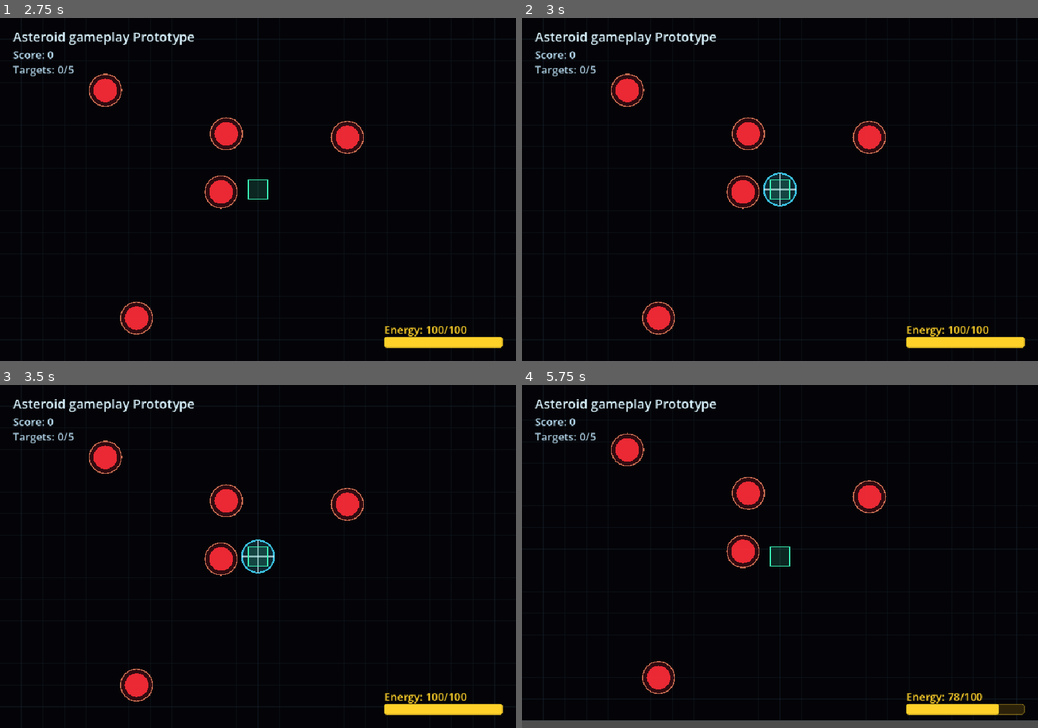
Above: before the commit, frames 1-4 (two rows, left to right).
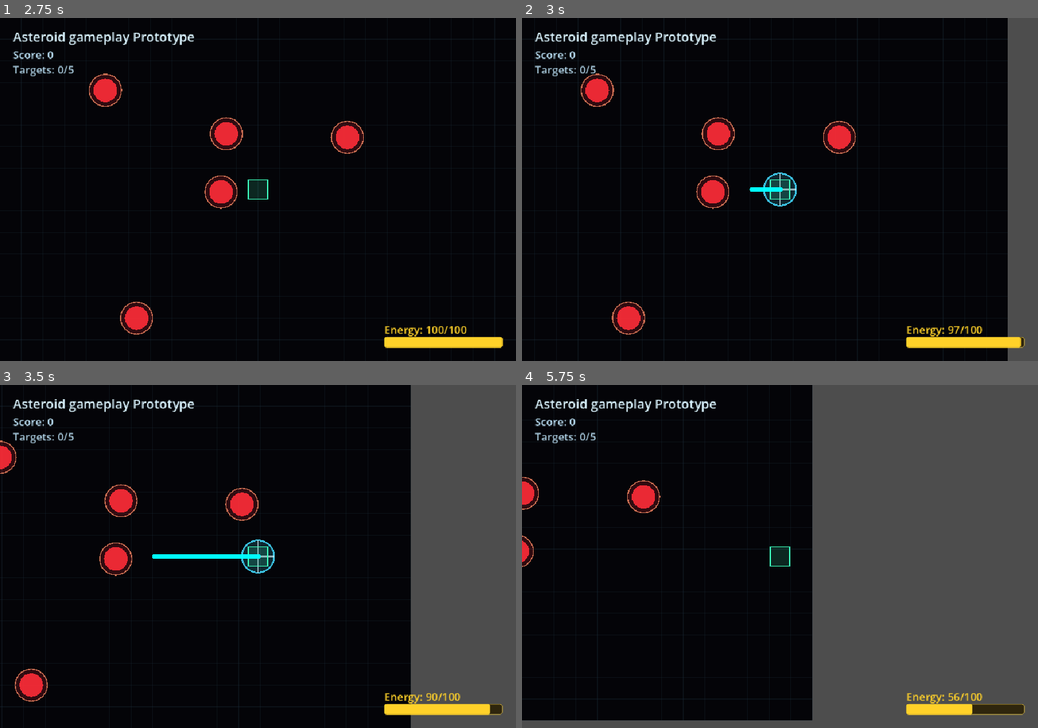
Above: after the commit, the same moments.

Repository: Spudoku/orbital-defense
Game: Godot game, scene res://scenes/control.tscn
Two runs of this game, one before a commit and one after it. Both use one fixed random seed, a clock stepped at 60 frames per second and the inputs below.
Inputs (mouse positions are in pixels of both pictures, inside the frame that each line leads up to):
- Up to frame 1 (2.75 s): click (309, 117) at 0.52 s; type "Alex" at 0.6 s; click "Host" at 1.25 s; click "Start Game" at 2 s
- Up to frame 2 (3 s): tap Enter at 2.75 s; hold Right (move_right, bound only after the commit) from 2.78 s (still down); hold Space from 2.78 s (still down)
- Up to frame 3 (3.5 s): keep holding Right (move_right, bound only after the commit); keep holding Space
- Up to frame 4 (5.75 s): release Right (move_right, bound only after the commit) at 3.53 s; release Space at 3.53 s; hold Down (move_down, bound only after the commit) 3.53-4.28 s; tap Space at 3.6, 3.77, 4.07, 5.1, 5.27, 5.57 s; hold Right (move_right, bound only after the commit) 4.28-5.03 s; hold Space 4.28-5.03 s; hold Up (move_up, bound only after the commit) from 5.03 s (still down)

Frame 1 is identical in both runs. In frame 2, 11% of the frame differs, in the area x 11-100%, y 0-100%; in frame 3, 24%; in frame 4, 45%, in the area x 0-100%, y 0-98%.

Commit message:
better keybinds, synced laser state, laser cleared when new "level" occurs

Diff:
--- a/project.godot
+++ b/project.godot
@@ -29,6 +29,33 @@
 window/stretch/mode="canvas_items"
 window/stretch/aspect="expand"
 
+[input]
+
+move_up={
+"deadzone": 0.2,
+"events": [Object(InputEventKey,"resource_local_to_scene":false,"resource_name":"","device":0,"window_id":0,"alt_pressed":false,"shift_pressed":false,"ctrl_pressed":false,"meta_pressed":false,"pressed":false,"keycode":0,"physical_keycode":4194320,"key_label":0,"unicode":0,"location":0,"echo":false,"script":null)
+, Object(InputEventKey,"resource_local_to_scene":false,"resource_name":"","device":-1,"window_id":0,"alt_pressed":false,"shift_pressed":false,"ctrl_pressed":false,"meta_pressed":false,"pressed":false,"keycode":0,"physical_keycode":87,"key_label":0,"unicode":119,"location":0,"echo":false,"script":null)
+]
+}
+move_down={
+"deadzone": 0.2,
+"events": [Object(InputEventKey,"resource_local_to_scene":false,"resource_name":"","device":0,"window_id":0,"alt_pressed":false,"shift_pressed":false,"ctrl_pressed":false,"meta_pressed":false,"pressed":false,"keycode":0,"physical_keycode":4194322,"key_label":0,"unicode":0,"location":0,"echo":false,"script":null)
+, Object(InputEventKey,"resource_local_to_scene":false,"resource_name":"","device":-1,"window_id":0,"alt_pressed":false,"shift_pressed":false,"ctrl_pressed":false,"meta_pressed":false,"pressed":false,"keycode":0,"physical_keycode":83,"key_label":0,"unicode":115,"location":0,"echo":false,"script":null)
+]
+}
+move_left={
+"deadzone": 0.2,
+"events": [Object(InputEventKey,"resource_local_to_scene":false,"resource_name":"","device":0,"window_id":0,"alt_pressed":false,"shift_pressed":false,"ctrl_pressed":false,"meta_pressed":false,"pressed":false,"keycode":0,"physical_keycode":4194319,"key_label":0,"unicode":0,"location":0,"echo":false,"script":null)
+, Object(InputEventKey,"resource_local_to_scene":false,"resource_name":"","device":-1,"window_id":0,"alt_pressed":false,"shift_pressed":false,"ctrl_pressed":false,"meta_pressed":false,"pressed":false,"keycode":0,"physical_keycode":65,"key_label":0,"unicode":97,"location":0,"echo":false,"script":null)
+]
+}
+move_right={
+"deadzone": 0.2,
+"events": [Object(InputEventKey,"resource_local_to_scene":false,"resource_name":"","device":0,"window_id":0,"alt_pressed":false,"shift_pressed":false,"ctrl_pressed":false,"meta_pressed":false,"pressed":false,"keycode":0,"physical_keycode":4194321,"key_label":0,"unicode":0,"location":0,"echo":false,"script":null)
+, null, Object(InputEventKey,"resource_local_to_scene":false,"resource_name":"","device":-1,"window_id":0,"alt_pressed":false,"shift_pressed":false,"ctrl_pressed":false,"meta_pressed":false,"pressed":false,"keycode":0,"physical_keycode":68,"key_label":0,"unicode":100,"location":0,"echo":false,"script":null)
+]
+}
+
 [rendering]
 
 renderer/rendering_method="gl_compatibility"
--- a/scenes/control.tscn
+++ b/scenes/control.tscn
@@ -11,6 +11,7 @@
 grow_horizontal = 2
 grow_vertical = 2
 script = ExtResource("1_sjmnu")
+testingType = 1
 gameScene = ExtResource("2_r67kn")
 
 [node name="RoomCode" type="LineEdit" parent="." unique_id=1747149072]
--- a/scripts/caleb-scripts/game_manager.gd
+++ b/scripts/caleb-scripts/game_manager.gd
@@ -2,6 +2,7 @@
 
 var Players = {}
 var player_ids = []
+var _active_laser_peers: Dictionary = {}
 
 var player1: int # this player controls horizontal movement
 var player2: int # this player controls vertical movement
--- a/scripts/keyboard_tracing_prototype.gd
+++ b/scripts/keyboard_tracing_prototype.gd
@@ -35,7 +35,8 @@
 #endregion
 
 var _cursor: Node2D
-# var _cursor_position: Vector2 = VIEW_SIZE * 0.5
+
+@export var _cursor_position: Vector2 # tracked on the server...
 @export var score: int = 0
 @export var energy: float = MAX_ENERGY
 @export var completed_targets: int = 0
@@ -88,6 +89,9 @@
 func instantiate_cursor() -> void:
 	_cursor = CURSOR_SCENE.instantiate()
 	_cursor.position = VIEW_SIZE * 0.5
+
+	if multiplayer.is_server():
+		_cursor_position = _cursor.position
 	# _camera.position = _cursor_position
 
 	add_child(_cursor)
@@ -128,11 +132,11 @@
 		# camera position: handled by server
 		# _camera.position = _cursor_position
 
-		# game logic: handled by server
-		# TODO: properly check if one (or both) players are pressing
-		# the spacebar, then draw the laser for both clients
-		#
-		_laser_active = Input.is_key_pressed(KEY_SPACE)
+
+		# TODO: sync with clients
+		var laser_pressed = Input.is_key_pressed(KEY_SPACE)
+
+		request_laser_state.rpc(laser_pressed)
 
 		if _laser_active:
 			_check_target_hits()
@@ -145,6 +149,7 @@
 			energy = MAX_ENERGY
 			_round_flash = 1.0
 			_reset_targets()
+			_clear_laser_line()
 
 		_round_flash = maxf(0.0, _round_flash - delta * 2.0)
 
@@ -222,8 +227,8 @@
 
 		var target_radius: float = _get_target_radius(target)
 
-		var distance_to_target: float = _cursor.position.distance_to(target.global_position)
-		print("checking target " + str(target.name) + " at position " + str(target.global_position) + "; distance: " + str(distance_to_target))
+		var distance_to_target: float = _cursor_position.distance_to(target.global_position)
+		# print("checking target " + str(target.name) + " at position " + str(target.global_position) + "; distance: " + str(distance_to_target))
 		if distance_to_target <= LASER_RADIUS + target_radius:
 			_set_target_completed(target, true)
 
@@ -415,16 +420,10 @@
 
 	# player 1: horizontal input
 	if my_id == GameManager.player1:
-		if Input.is_key_pressed(KEY_A):
-			movement.x -= 1.0
-		if Input.is_key_pressed(KEY_D):
-			movement.x += 1.0
+		movement.x = Input.get_axis("move_left", "move_right")
+
 	if my_id == GameManager.player2:
-		# player 2: vertical input
-		if Input.is_key_pressed(KEY_UP):
-			movement.y -= 1.0
-		if Input.is_key_pressed(KEY_DOWN):
-			movement.y += 1.0
+		movement.y = Input.get_axis("move_up", "move_down")
 
 	if not updated_roles:
 		if GameManager.player1 != 0 and GameManager.player2 != 0: # if I don't do this, then there is a race condition where player1/player2 aren't initialized
@@ -509,7 +508,31 @@
 
 	energy = maxf(0.0, energy - ENERGY_DRAIN_PER_SECOND * delta)
 	_cursor.position = next_position
-
-
+	_cursor_position = _cursor.position
+
+	pass
+
+@rpc("any_peer", "call_local", "unreliable")
+func request_laser_state(pressed: bool) -> void:
+	if not multiplayer.is_server():
+		return
+
+	var sender_id = multiplayer.get_remote_sender_id()
+	GameManager._active_laser_peers[sender_id] = pressed
+
+	var any_button_down = false
+	for peer_id in GameManager._active_laser_peers:
+		if GameManager._active_laser_peers[peer_id] == true:
+			any_button_down = true
+			break
+
+	if _laser_active != any_button_down:
+		_laser_active = any_button_down
+		sync_laser_active(any_button_down)
+	pass
+
+@rpc("authority", "call_local", "unreliable")
+func sync_laser_active(active: bool) -> void:
+	_laser_active = active
 	pass
 #endregion
